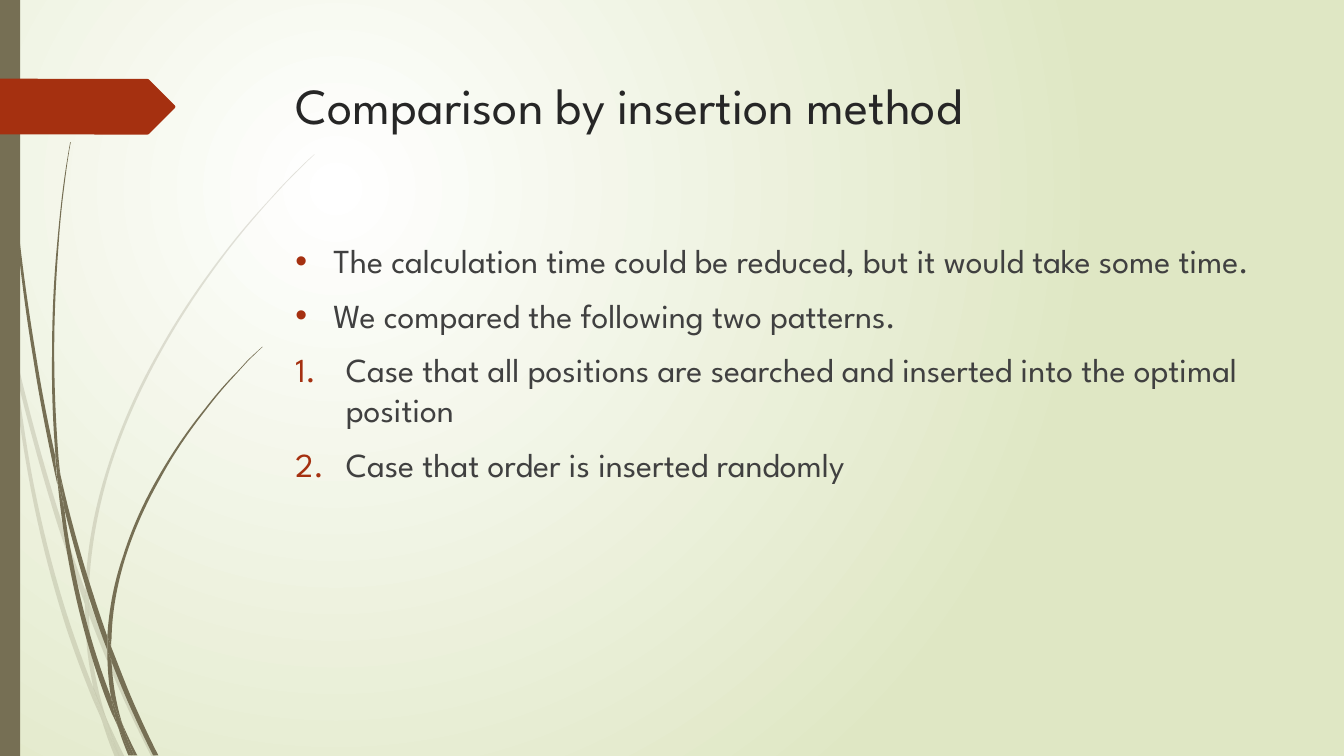
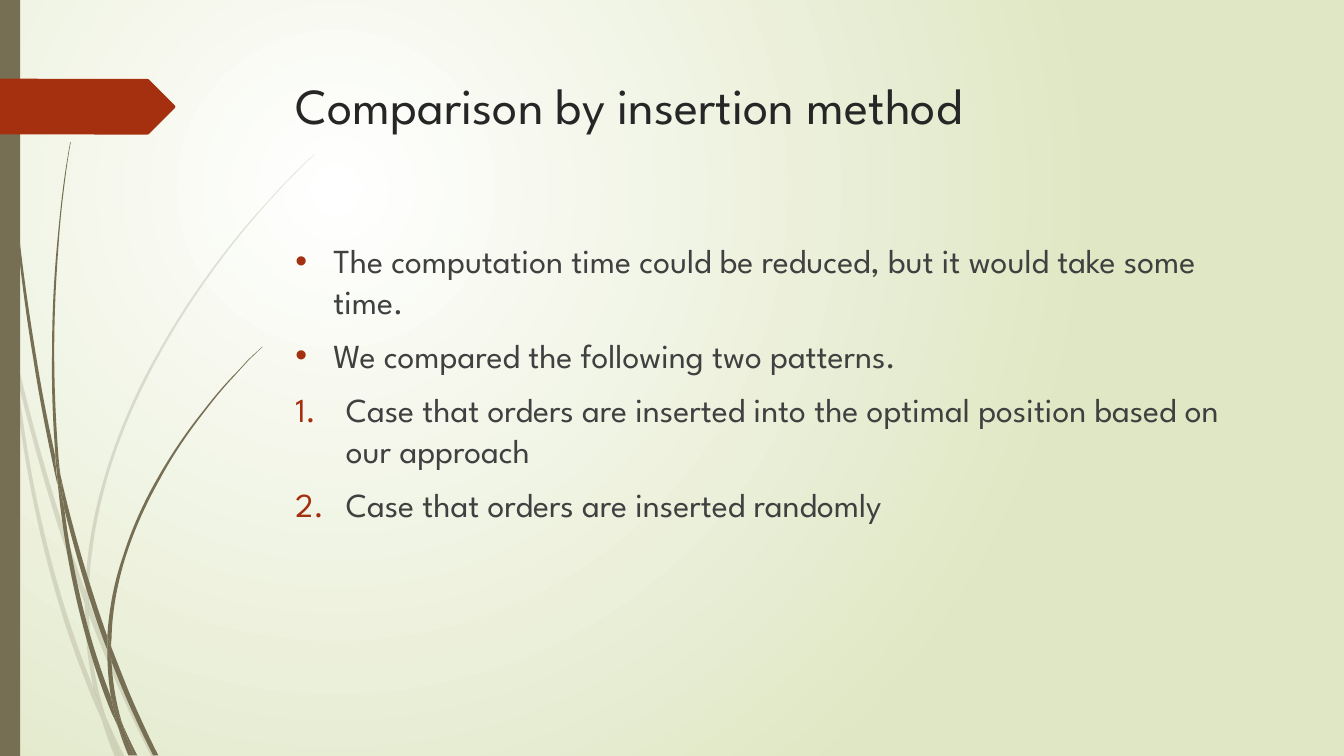
Before and after one commit to r-kurosu/kline_new, a slide deck: slide 42 of 竹田_修論発表.pptx. Drawn at 1344x756 pixels with LibreOffice and Linux fonts; fonts in the diff are those of the drawing. Boxes give left, top, right and bottom in pixels: in the first picture for what was removed or moved away, otherwise in the second. Text is boxed around its words. In the diff, an @@ line names an element or a change of style, - is before the commit and + after.

```diff
--- a/竹田_修論発表.pptx
+++ b/竹田_修論発表.pptx
@@ text at <box>333,250,1195,315</box>: text changed @@
-• The calculation time could be reduced, but it would take some time.
+• The computation time could be reduced, but it would take some time.
@@ text at <box>346,399,1219,524</box>: text changed @@
-1. Case that all positions are searched and inserted into the optimal position
-2. Case that order is inserted randomly
+1. Case that orders are inserted into the optimal position based on our approach
+2. Case that orders are inserted randomly
```
Also in this commit, not shown: 6 other slides changed, 5 slides removed.
